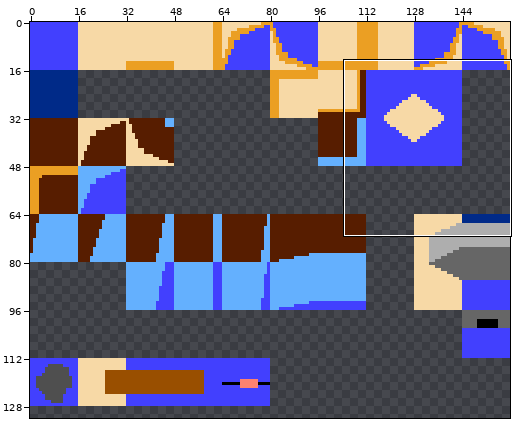
Sprite sheet -- assets/aseprite/16x_tileset.png. The first picture is a wide view before the edit; the outline marks the close-up.
Close-up. Before:
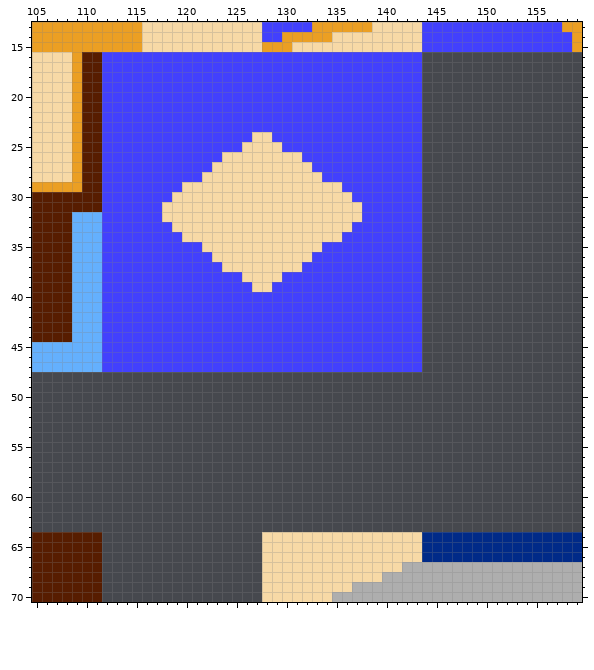
The file is 160x160 pixels. Shown: x 105..159, y 13..70. The wide view leaves out empty margins.
The same view after the edit:
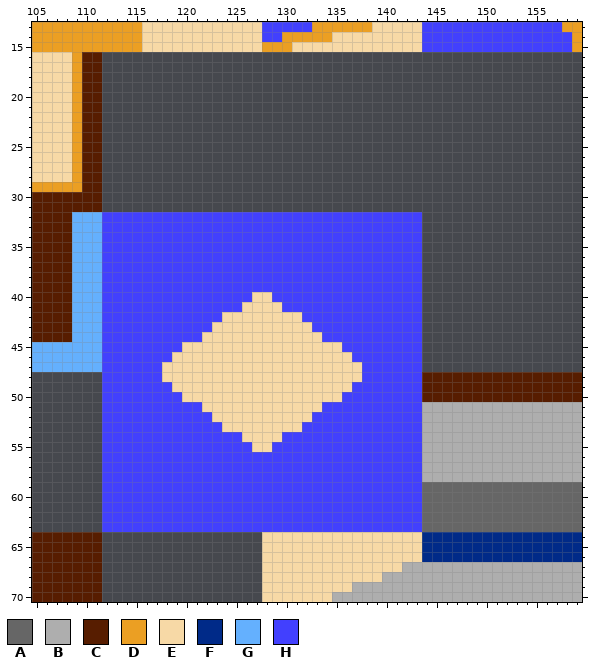
Palette (. is transparent): A #666666  B #aeaeae  C #571d00  D #eb9f23  E #f7d9a6  F #002a88  G #64b0fe  H #4240fe
From old to new:
Changed rows in their new state; - is an unchanged pixel.
first column x 112:
16 ................................----------------
17 ................................----------------
18 ................................----------------
19 ................................----------------
20 ................................----------------
21 ................................----------------
22 ................................----------------
23 ................................----------------
24 ................................----------------
25 ................................----------------
26 ................................----------------
27 ................................----------------
28 ................................----------------
29 ................................----------------
30 ................................----------------
31 ................................----------------
32 ------HHHHHHHHHHHHHHHHHHHH----------------------
33 -------HHHHHHHHHHHHHHHHHH-----------------------
34 --------HHHHHHHHHHHHHHHH------------------------
35 ----------HHHHHHHHHHHH--------------------------
36 -----------HHHHHHHHHH---------------------------
37 ------------HHHHHHHH----------------------------
38 --------------HHHH------------------------------
39 ---------------HH-------------------------------
40 ---------------EE-------------------------------
41 --------------EEEE------------------------------
42 ------------EEEEEEEE----------------------------
43 -----------EEEEEEEEEE---------------------------
44 ----------EEEEEEEEEEEE--------------------------
45 --------EEEEEEEEEEEEEEEE------------------------
46 -------EEEEEEEEEEEEEEEEEE-----------------------
47 ------EEEEEEEEEEEEEEEEEEEE----------------------
48 HHHHHHEEEEEEEEEEEEEEEEEEEEHHHHHHCCCCCCCCCCCCCCCC
49 HHHHHHHEEEEEEEEEEEEEEEEEEHHHHHHHCCCCCCCCCCCCCCCC
50 HHHHHHHHEEEEEEEEEEEEEEEEHHHHHHHHCCCCCCCCCCCCCCCC
51 HHHHHHHHHHEEEEEEEEEEEEHHHHHHHHHHBBBBBBBBBBBBBBBB
52 HHHHHHHHHHHEEEEEEEEEEHHHHHHHHHHHBBBBBBBBBBBBBBBB
53 HHHHHHHHHHHHEEEEEEEEHHHHHHHHHHHHBBBBBBBBBBBBBBBB
54 HHHHHHHHHHHHHHEEEEHHHHHHHHHHHHHHBBBBBBBBBBBBBBBB
55 HHHHHHHHHHHHHHHEEHHHHHHHHHHHHHHHBBBBBBBBBBBBBBBB
56 HHHHHHHHHHHHHHHHHHHHHHHHHHHHHHHHBBBBBBBBBBBBBBBB
57 HHHHHHHHHHHHHHHHHHHHHHHHHHHHHHHHBBBBBBBBBBBBBBBB
58 HHHHHHHHHHHHHHHHHHHHHHHHHHHHHHHHBBBBBBBBBBBBBBBB
59 HHHHHHHHHHHHHHHHHHHHHHHHHHHHHHHHAAAAAAAAAAAAAAAA
60 HHHHHHHHHHHHHHHHHHHHHHHHHHHHHHHHAAAAAAAAAAAAAAAA
61 HHHHHHHHHHHHHHHHHHHHHHHHHHHHHHHHAAAAAAAAAAAAAAAA
62 HHHHHHHHHHHHHHHHHHHHHHHHHHHHHHHHAAAAAAAAAAAAAAAA
63 HHHHHHHHHHHHHHHHHHHHHHHHHHHHHHHHAAAAAAAAAAAAAAAA
Boxes around the changes in both close-ups, in picture pixels (x1, y1, x2, y2):
changed: (102, 52, 582, 532)
